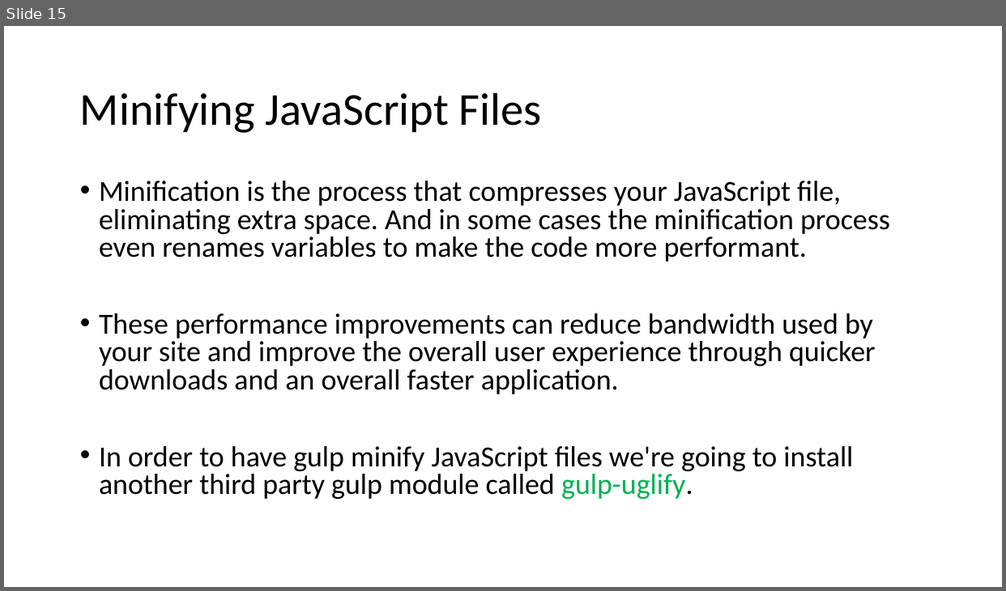
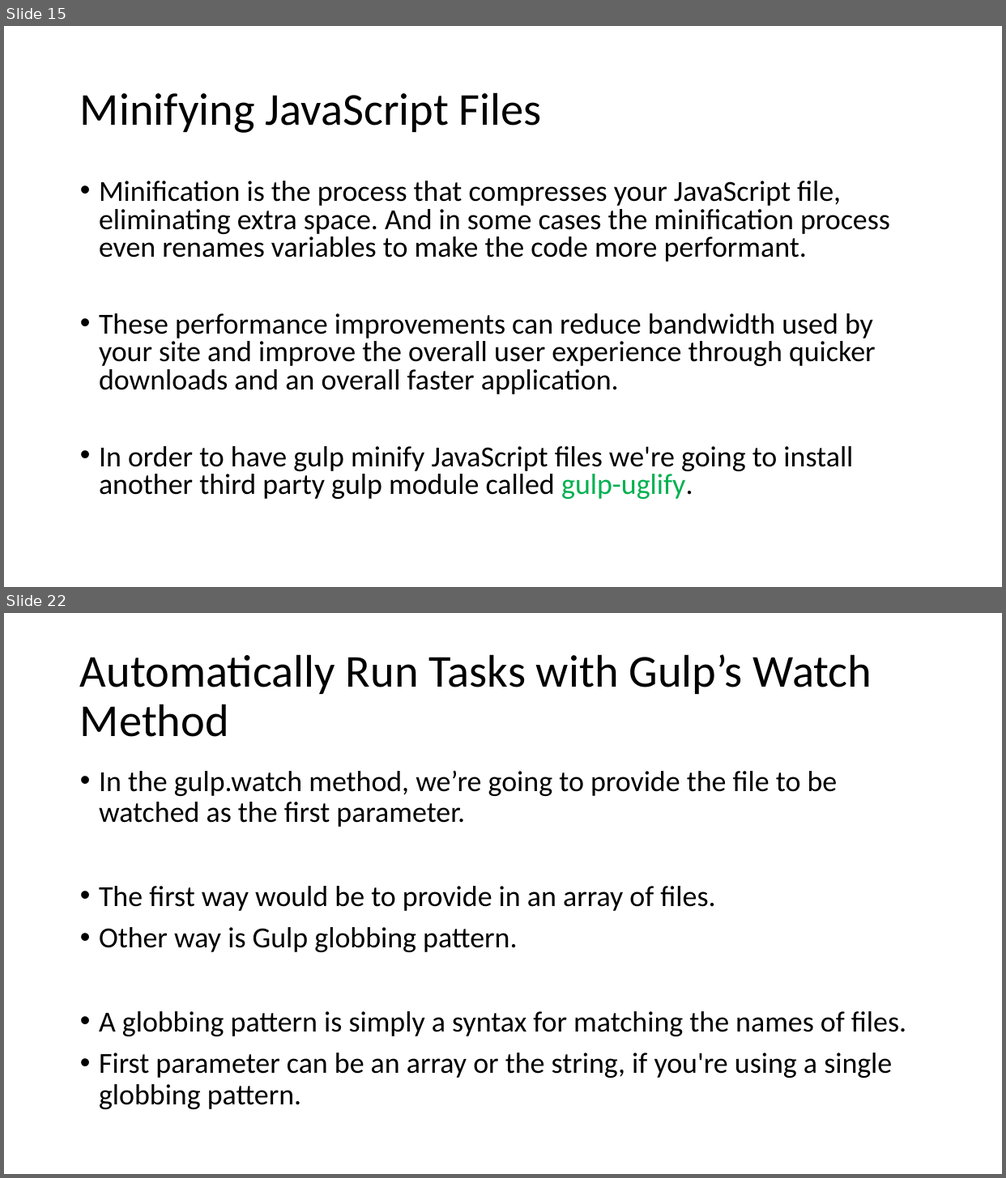
Before and after one commit to AbWahab07/TH-Gulp, a slide deck: Gulp Basics.pptx. Shown one above the other, each under a label of ours: slide 15 before the commit, slides 15 and 22 after it; the slides between them are not shown. The pictures are 1006x591 and 1006x1178 pixels, drawn with LibreOffice and Linux fonts; fonts in the diff are those of the drawing. Boxes give left, top, right and bottom in pixels: in the first picture for what was removed or moved away, otherwise in the second. Text is boxed around its words. In the diff, an @@ line names an element or a change of style, - is before the commit and + after.

Commit message:
Added dist folder using build task of gulpfile.js

```diff
--- a/Gulp Basics.pptx
+++ b/Gulp Basics.pptx
@@ slide 22 added at <box>4,613,1002,1174</box>, background #FFFFFF @@
@@ title added at <box>80,654,872,737</box>, 44 pt, text #000000 @@
+Automatically Run Tasks with Gulp’s Watch Method
@@ text added at <box>99,770,906,1110</box>, 28 pt, text #000000 @@
+• In the gulp.watch method, we’re going to provide the file to be watched as the first parameter.
+• The first way would be to provide in an array of files.
+• Other way is Gulp globbing pattern.
+• A globbing pattern is simply a syntax for matching the names of files.
+• First parameter can be an array or the string, if you're using a single globbing pattern.
```
Also in this commit, not shown: 7 other slides added, 20 other files.
